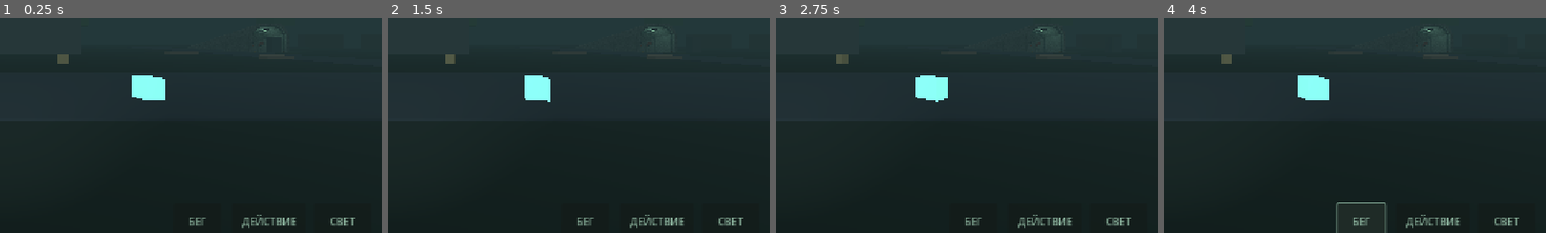
Above: before the commit, frames 1-4 (left to right).
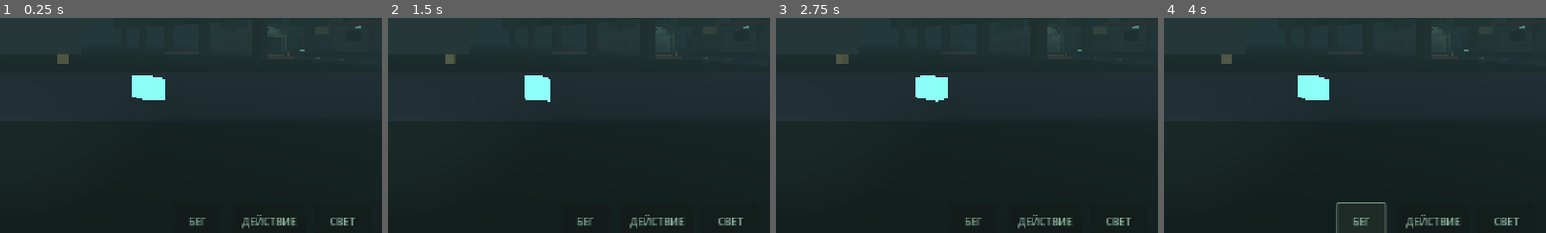
Above: after the commit, the same moments.

Repository: danilaextrem-afk/-
Game: Godot game, scene res://scenes/main.tscn
Two runs of this game, one before a commit and one after it. Both use one fixed random seed, a clock stepped at 60 frames per second and the inputs below.
Inputs:
- Up to frame 1 (0.25 s): no input
- Up to frame 2 (1.5 s): click "▲" at 0.5 s; click "▼" at 1.25 s
- Up to frame 3 (2.75 s): click "◀" at 2 s
- Up to frame 4 (4 s): click "▶" at 2.75 s; click "БЕГ" at 3.5 s
The pictures show only the part of the screen within x 50-100%, y 46-96%; the shares and areas given below are measured in that part.

The runs differ from the first frame. In frame 1, less than 0.1% of the frame differs, in the area x 67-95%, y 3-20%; in frame 2, less than 0.1%; in frame 3, 0.1%; in frame 4, less than 0.1%.

Commit message:
feat(zona): integrate traversable village-to-G4 checkpoint route into main scene

Diff:
--- a/razlom-zona/scripts/game.gd
+++ b/razlom-zona/scripts/game.gd
@@ -136,6 +136,9 @@
     _house(Vector3(-30, 0, 22), Vector3(10, 5, 8), wood, roof, dark)
     _box("OldWarehouse", Vector3(1, 4, 29), Vector3(15, 8, 12), _material("414f50"))
     _box("WarehouseRoof", Vector3(1, 8.2, 29), Vector3(16, 0.55, 13), roof)
+    var route := preload("res://scripts/route.gd").new()
+    route.name = "VillageForestCheckpointRoute"
+    add_child(route)
     var gallery := preload("res://scripts/bunker.gd").new()
     gallery.name = "BunkerGallery"
     gallery.position = Vector3(24, 0, -20)
